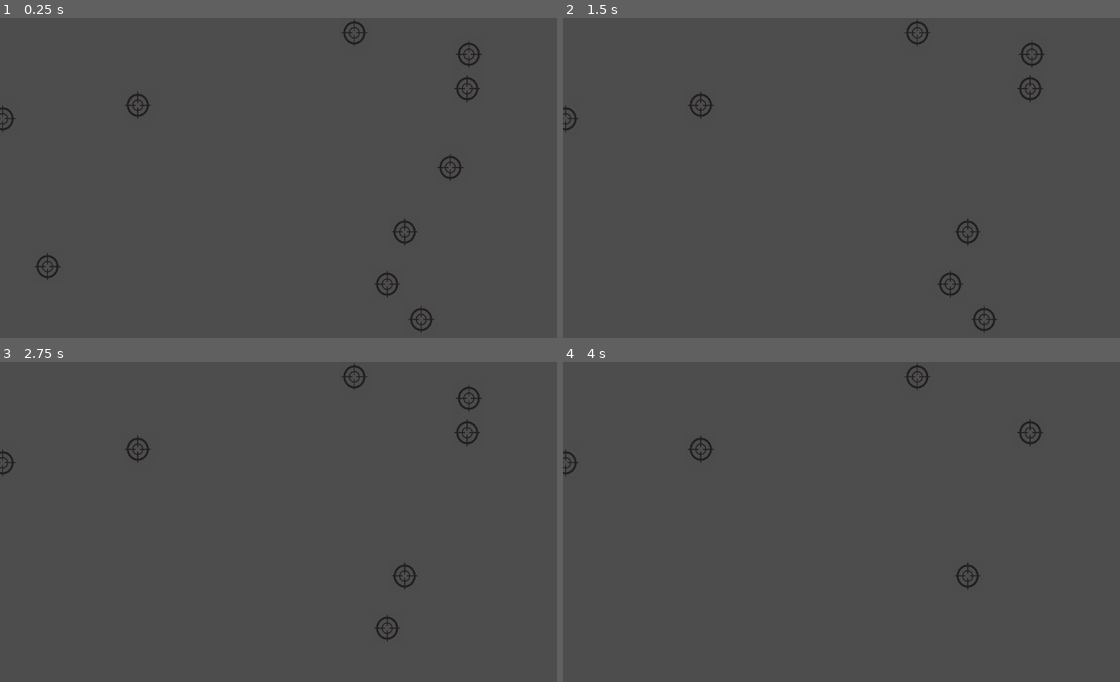
Above: before the commit, frames 1-4 (two rows, left to right).
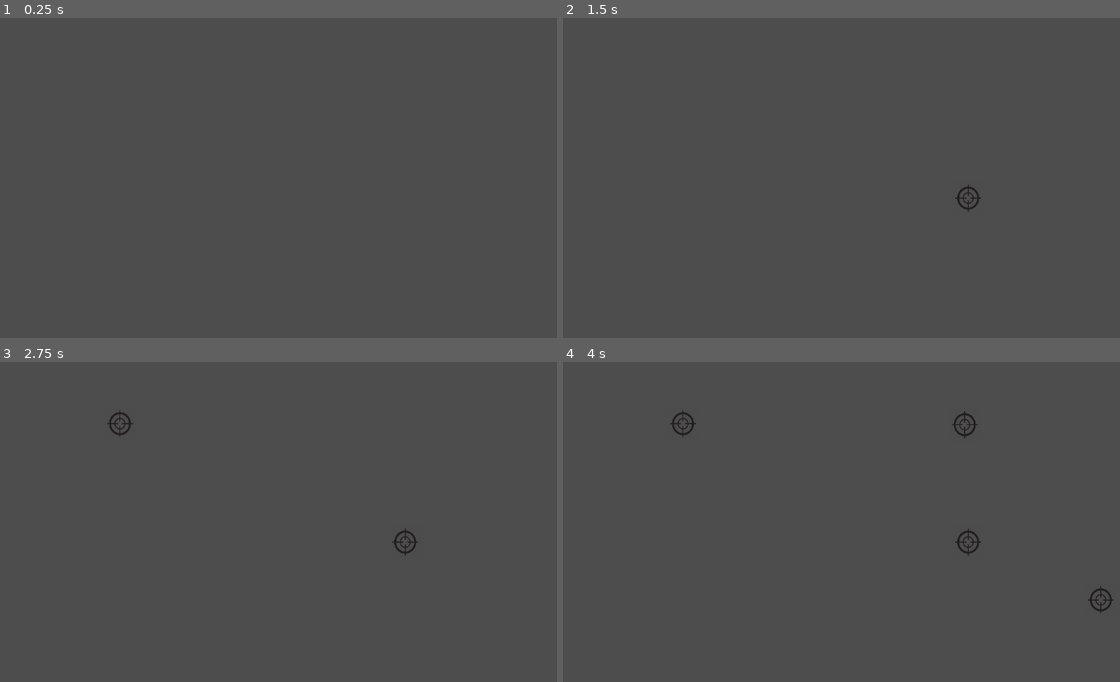
Above: after the commit, the same moments.

Repository: eric-clayton/aim-trainer
Game: Godot game, scene res://Scenes/main.tscn
Same seed, same stepped clock (60 frames per second), same inputs: the game is played once before the commit and once after it.
Inputs (mouse positions are in pixels of both pictures, inside the frame that each line leads up to):
- Up to frame 1 (0.25 s): no input
- Up to frame 2 (1.5 s): tap Enter at 0.5 s; move the mouse to (1014, 168) at 0.52 s; click (1014, 168) at 0.67 s; tap Space at 1.25 s; move the mouse to (613, 267) at 1.27 s; click (613, 267) at 1.42 s
- Up to frame 3 (2.75 s): move the mouse to (423, 662) at 2.02 s; click (423, 662) at 2.17 s
- Up to frame 4 (4 s): tap Enter at 2.75 s; move the mouse to (952, 627) at 2.77 s; click (952, 627) at 2.92 s; tap Space at 3.5 s; move the mouse to (1030, 397) at 3.52 s; click (1030, 397) at 3.67 s

The runs differ from the first frame. In frame 1, 1.1% of the frame differs, in the area x 0-87%, y 0-99%; in frame 2, 1.0%; in frame 3, 1.0%; in frame 4, 1.0%.

Commit message:
Created main game loop

Diff:
--- a/Scenes/target.tscn
+++ b/Scenes/target.tscn
@@ -16,3 +16,10 @@
 
 [node name="CollisionShape2D" type="CollisionShape2D" parent="."]
 shape = SubResource("CircleShape2D_1hc53")
+
+[node name="TimeToLive" type="Timer" parent="."]
+wait_time = 5.0
+
+[connection signal="draw" from="." to="." method="_on_draw"]
+[connection signal="input_event" from="." to="." method="_on_input_event"]
+[connection signal="timeout" from="TimeToLive" to="." method="_on_time_to_live_timeout"]
--- a/Scripts/Target.gd
+++ b/Scripts/Target.gd
@@ -1,11 +1,23 @@
 extends Area2D
+@onready var collision_shape_2d = $CollisionShape2D
+@onready var timetolive = $TimeToLive
+@onready var hit = false
+func _ready():
 
-func _ready():
-	# Connect the input_event signal to a function that handles mouse clicks
-	connect("input_event", Callable(self, "_on_mouse_click_event"))
+	pass
 
-func _on_mouse_click_event(viewport, event, shape_idx):
+
+func _on_input_event(_viewport, event, _shape_idx):
 	# Check if the event is a left mouse button press
 	if event is InputEventMouseButton and event.button_index == MOUSE_BUTTON_LEFT and event.pressed:
+		hit = true
 		# Hide the target
 		hide()
+
+
+func _on_draw():
+	timetolive.start()
+
+
+func _on_time_to_live_timeout():
+	hide()
--- a/Scripts/main.gd
+++ b/Scripts/main.gd
@@ -1,41 +1,87 @@
 extends Node2D
 
 # The number of targets to spawn
-const TARGET_COUNT = 10
+@export var max_target_count = 50
+# Minimum distance targets have to be apart
+@export var min_dist = 200
 
 # The path to the target scene
 const TARGET_SCENE = "res://Scenes/target.tscn"
 
-# The size of the screen
-var screen_size
-
+@onready var timer: Timer = $TargetTimer
+# Load the target scene
+@onready var target_scene = load(TARGET_SCENE)
+# Get the screen size
+@onready var screen_size = get_viewport_rect().size
 # The array of target instances
-var targets = []
-
+@onready var targets = []
+# The array of active target locs
+@onready var active_target_locs = []
+@onready var target_locs = []
+# Number of targets spawned
+@onready var spawned_targets = 0
+@onready var accuracy = 0.0
+@onready var num_hit = 0
+@onready var final_target = null
 func _ready():
-	# Get the screen size
-	screen_size = get_viewport_rect().size
-	# Load the target scene
-	var target_scene = load(TARGET_SCENE)
-	# Spawn the targets
-	for i in range(TARGET_COUNT):
-		# Create a new target instance
-		var target = target_scene.instantiate()
-		# Add it to the scene
-		add_child(target)
-		# Set its position to a random point on the screen
-		target.position = Vector2(randf_range(0, screen_size.x), randf_range(0, screen_size.y))
-		# Add it to the array
-		targets.append(target)
-		# Connect its hide signal to a function that handles target hiding
-		target.connect("hide", Callable(self, "_on_target_hide"))
+	timer.timeout.connect(spawn_target)
+	timer.start()
 
 func _on_target_hide(target):
-	# Remove the target from the array
-	targets.erase(target)
-	# Free the target from memory
-	target.queue_free()
+	active_target_locs.pop_front()
+	target_locs.append(target)
+	if target.hit:
+		num_hit += 1
+	accuracy = 100 * float(num_hit) / float(spawned_targets)
 	# Check if there are no more targets left
-	if targets.empty():
+	if spawned_targets == max_target_count and target == final_target:
 		# End the game
-		print("You win!")
+		end_game()
+
+func spawn_target():
+	# Create a new target instance
+	var target = target_scene.instantiate()
+	# Make the target invisible
+	target.visible = false;
+	# Add it to the scene
+	add_child(target)
+	# Target radius to
+	var radius = target.collision_shape_2d.shape.radius
+	# Attempt to get a random location that is not too close to another target
+	var newLoc = getSpawnLoc(radius)
+	# Check if the placement worked
+	while(newLoc == Vector2(-1, -1)):
+		# Wait for next frame and try again
+		await get_tree().process_frame
+		newLoc = getSpawnLoc(radius)
+	# Set its position to a random point on the screen
+	target.position = newLoc
+	# Make the target visible
+	target.visible = true
+	# Add it to the array
+	targets.append(target)
+	# Connect its hide signal to a function that handles target hiding
+	target.hidden.connect(_on_target_hide.bind(target))
+	# Increment the amount of targets and check if it reached the max number to stop spawning targets
+	spawned_targets += 1
+	if spawned_targets == max_target_count:
+		final_target = target
+		timer.queue_free()
+func getSpawnLoc(radius) -> Vector2:
+	var max_tries = 100
+	while (max_tries > 0):
+		var newLoc = Vector2(randf_range(0 + radius, screen_size.x - radius), randf_range(0 + radius, screen_size.y - radius))
+		var tooClose = false
+		for loc in active_target_locs:
+			if newLoc.distance_to(loc) < min_dist:
+				tooClose = true
+				break
+		if !tooClose:
+			active_target_locs.append(newLoc)
+			return newLoc
+		max_tries -= 1
+	return Vector2(-1,-1)
+
+func end_game():
+	print("Accuracy: " + str(accuracy)  + "%")
+	get_tree().reload_current_scene()
